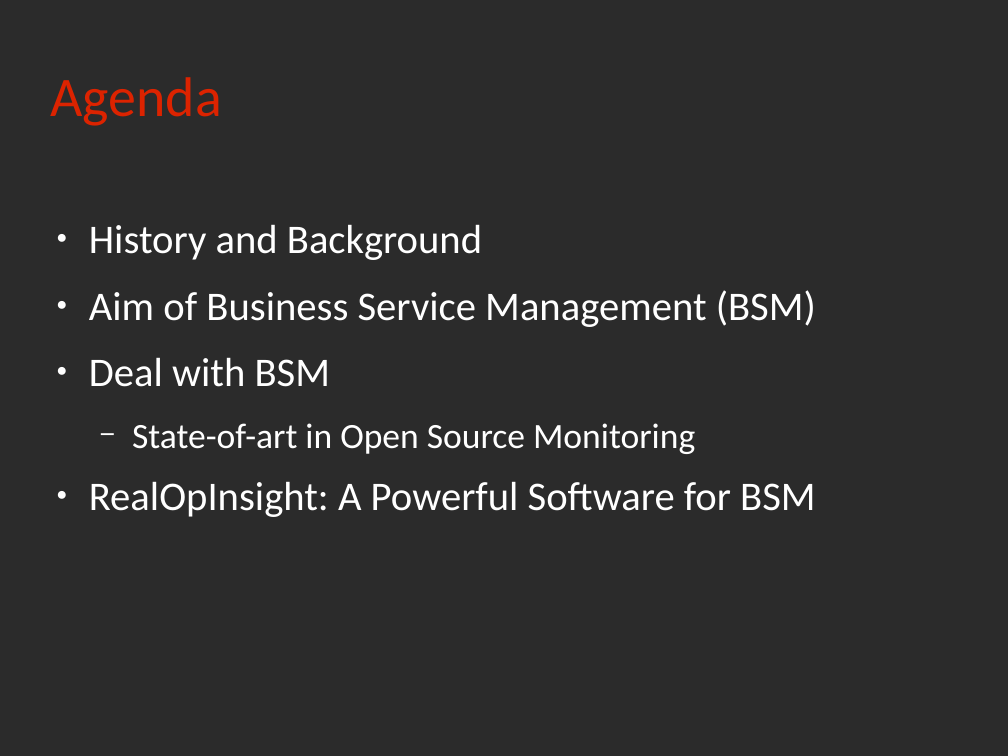
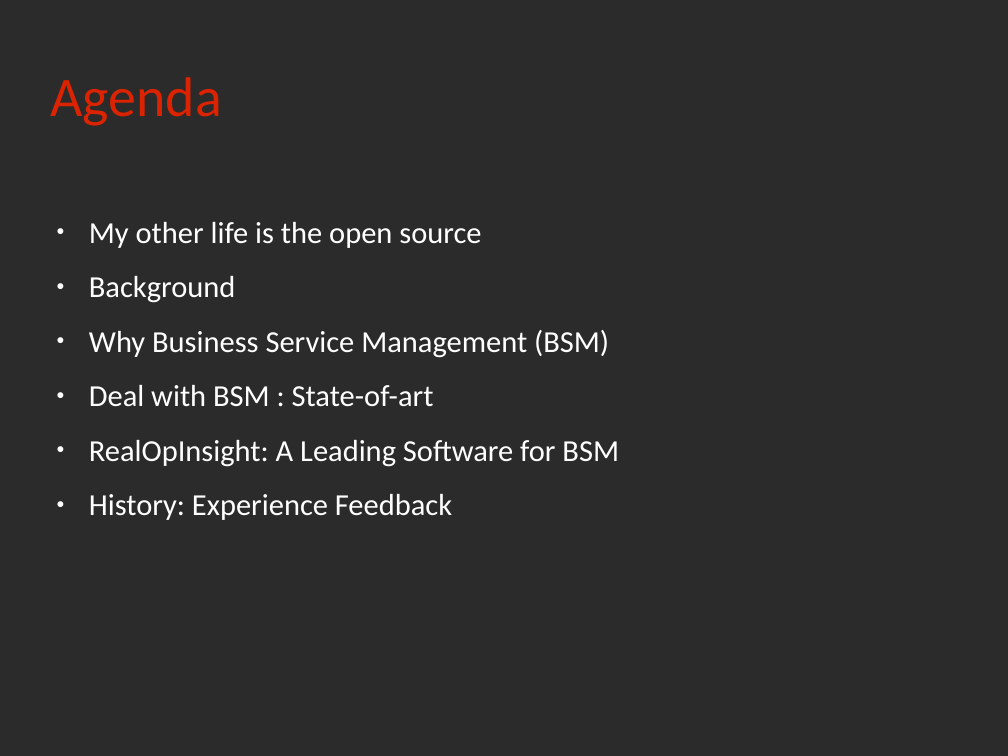
Before and after one commit to rchakode/realopinsight, a slide deck: slide 2 of doc/talks/rmll-2013.odp. Drawn at 1008x756 pixels with LibreOffice and Linux fonts; fonts in the diff are those of the drawing; background and template pictures are left out; a plain dark background stands for a picture behind light text. Boxes give left, top, right and bottom in pixels: in the first picture for what was removed or moved away, otherwise in the second. Text is boxed around its words. In the diff, an @@ line names an element or a change of style, - is before the commit and + after.

```diff
--- a/doc/talks/rmll-2013.odp
+++ b/doc/talks/rmll-2013.odp
@@ text at <box>89,222,619,520</box>: text changed; size 32 to 24 pt @@
-● History and Background
-● Aim of Business Service Management (BSM)
-● Deal with BSM
-  − State-of-art in Open Source Monitoring
-● RealOpInsight: A Powerful Software for BSM
+● My other life is the open source
+● Background
+● Why Business Service Management (BSM)
+● Deal with BSM : State-of-art
+● RealOpInsight: A Leading Software for BSM
+● History: Experience Feedback
```
Also in this commit, not shown: 24 other slides changed, 6 slides added, 6 slides removed, 2 other files.
